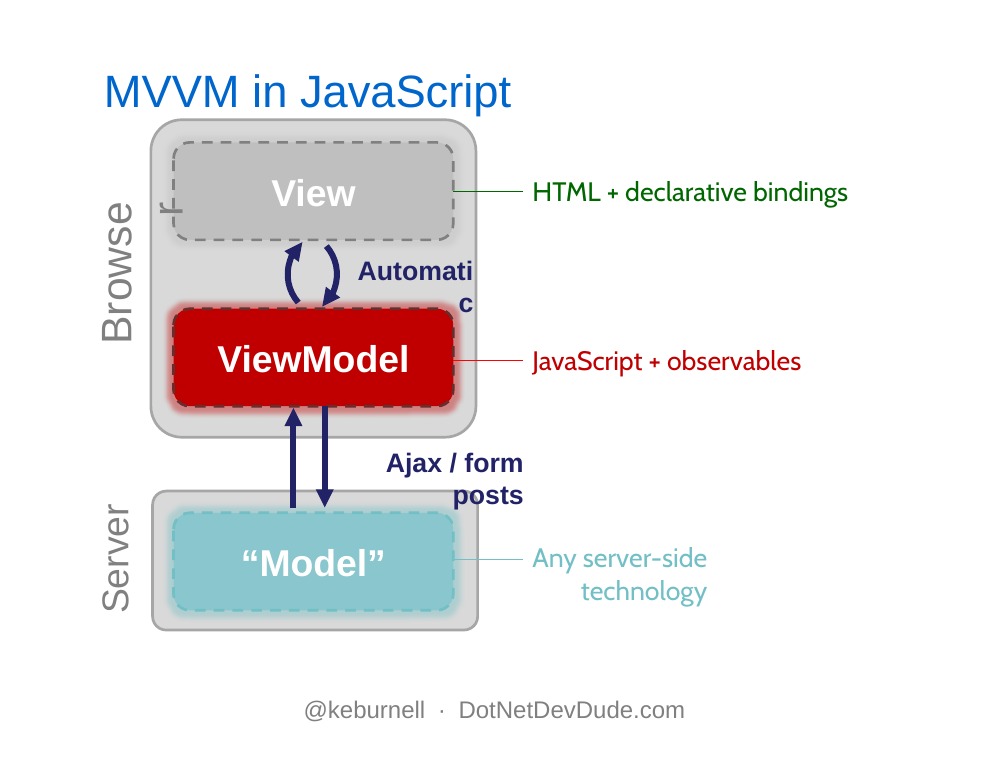
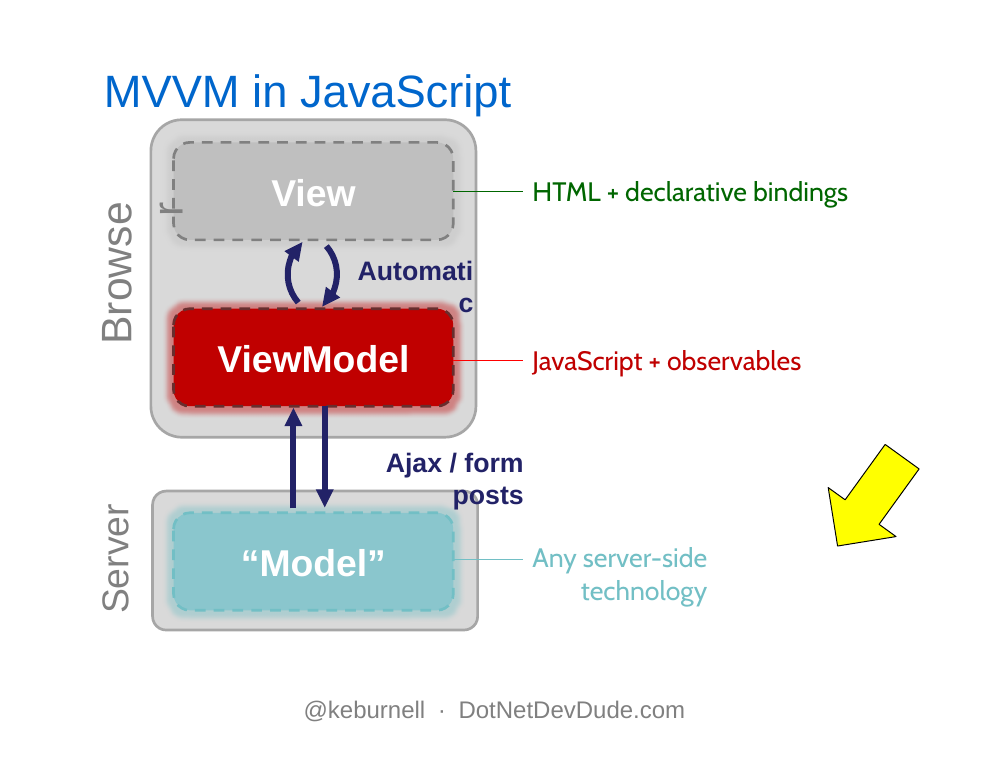
Before and after one commit to kburnell/KO_Your_MVC, a slide deck: slide 6 of KOyourMVC.pptx. Drawn at 1008x768 pixels with LibreOffice and Linux fonts; fonts in the diff are those of the drawing; background and template pictures are left out. Boxes give left, top, right and bottom in pixels: in the first picture for what was removed or moved away, otherwise in the second. Text is boxed around its words. In the diff, an @@ line names an element or a change of style, - is before the commit and + after.

```diff
--- a/KOyourMVC.pptx
+++ b/KOyourMVC.pptx
@@ down arrow added at box(804, 432, 936, 571), fill #FFFF00, outline #000000 0.75 pt @@
```
Also in this commit, not shown: 6 other slides changed, 6 other files.
